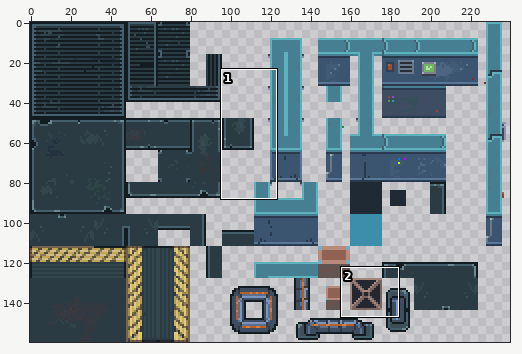
A sprite sheet gets an edit: Resources/Tilemaps/tilemap lvl 1 and 2.png. The picture above shows the old version from afar; the outline marks the close-up.
Close-up. Old version:
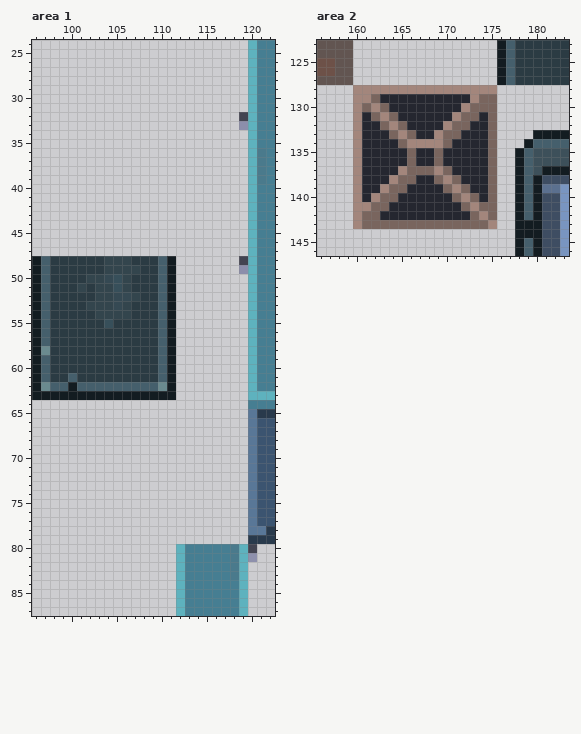
The file is 240x160 pixels. Pixels under 10% opacity are left out. Colours within 5 levels of each other are drawn and written as one. Shown: area 1: x 96..122, y 24..87; area 2: x 156..183, y 123..146.
After:
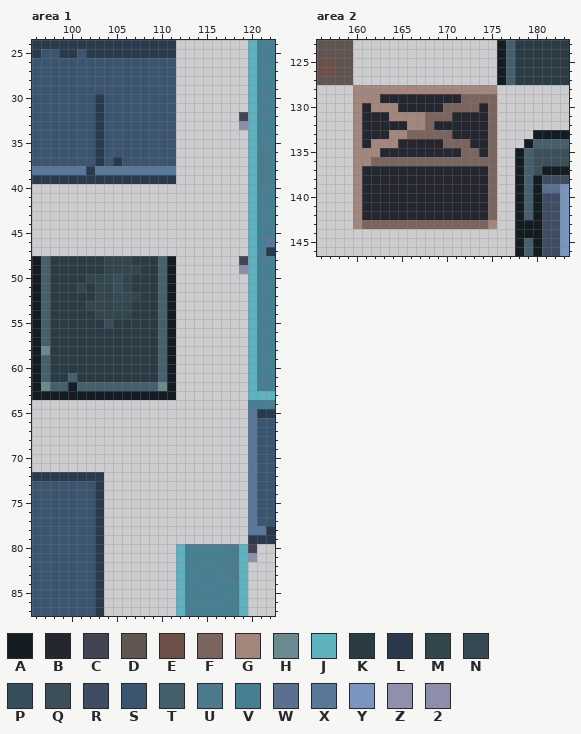
Palette (. is transparent): A #131c21  B #252730  C #434451  D #625551  E #6d5148  F #79655e  G #a2857bfb  H #6a8a8f  J #5eb2be  K #2b3b43  L #293a4c  M #33454d  N #354953  P #374f5a  Q #3d505a  R #3e4d62  S #3b5470  T #455f6c  U #4a7a8c  V #467e92  W #5b708f  X #597797  Y #7995c0  Z #8c8eabf7  2 #8c8eab
Difference:
Area 1:
Colour L is added in row 24 at x 96 to 111; in row 25 at x 96, 99 to 100 and 102 to 111; in rows 30 to 36 at x 103; in row 37 at x 103 and 105; in row 38 at x 102; in row 39 at x 96 to 111.
Colour L is added in row 72 at x 96 to 103; in rows 73 to 87 at x 103.
Colour L replaces colour V in row 47 at x 122.
Colour S is added in row 25 at x 97 to 98 and 101; in rows 26 to 29 at x 96 to 111; in rows 30 to 36 at x 96 to 102 and 104 to 111; in row 37 at x 96 to 102, 104 and 106 to 111; in rows 73 to 87 at x 96 to 102.
Colour X is added in row 38 at x 96 to 101 and 103 to 111.
Colour X replaces colour V in row 46 at x 122.
Area 2:
Colour B replaces colour F in row 130 at x 161 and 174; in row 131 at x 162 and 172 to 173; in row 132 at x 163, 165 and 171 to 172; in row 133 at x 171; in row 134 at x 165; in row 135 at x 166 and 169.
Colour B replaces colour F in row 137 at x 166 to 168 and 170; in row 138 at x 165 to 166, 169 and 171; in row 139 at x 164 to 165, 170 and 172; in row 140 at x 163 to 164, 171 and 173; in row 141 at x 162 to 163, 172 and 174; in row 142 at x 161 to 162 and 173.
Colour B replaces colour G in row 131 at x 163 and 171; in row 132 at x 164 and 170; in row 134 at x 166 to 169; in row 137 at x 165 and 169; in row 138 at x 164 and 170; in row 139 at x 163 and 171.
Colour B replaces colour G in row 140 at x 162 and 172; in row 141 at x 161 and 173; in row 142 at x 174.
Colour F replaces colour B in row 129 at x 172; in row 130 at x 170 to 171; in row 131 at x 168 to 170; in row 132 at x 168; in row 133 at x 167 to 168; in row 134 at x 171 to 172.
Colour F replaces colour B in row 135 at x 172 to 173; in row 136 at x 162 to 165, 167 to 168 and 170 to 174.
Colour F replaces colour G in row 129 at x 173; in row 130 at x 172; in row 133 at x 169.
Colour G replaces colour B in row 130 at x 164; in row 131 at x 165 to 167; in row 132 at x 166 to 167; in row 134 at x 162 to 164; in row 135 at x 161 to 162; in row 136 at x 161.
Colour G replaces colour F in row 129 at x 162; in row 130 at x 163; in row 131 at x 164; in row 133 at x 164.
Where, in picture pixels (left, top, right, bottom), the same in both close-ups:
added: (32, 40, 176, 184)
changed: (266, 238, 275, 256)
added: (32, 472, 104, 616)
changed: (362, 94, 488, 220)
